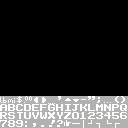
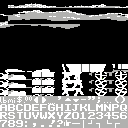
Layered file, before and after one edit (128 x 128). Changes by layer:
showed "horizon-plains" over 0, 3, 128, 29
showed "wagon" over 0, 64, 128, 96
